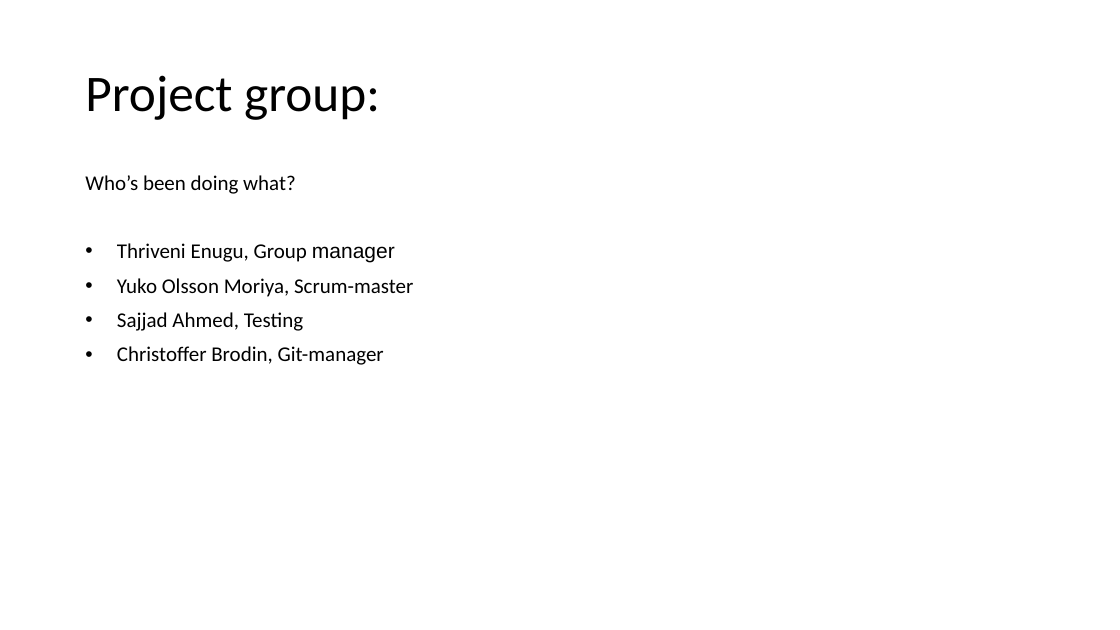
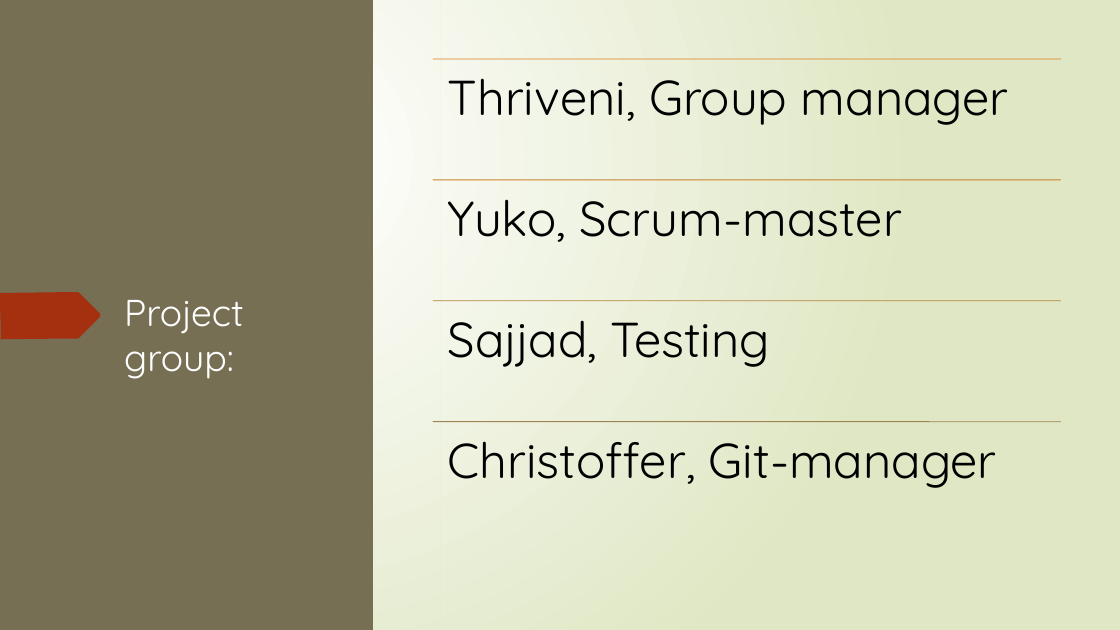
Before and after one commit to nscodechris/final_exam_aw_academy, a slide deck: slide 5 of Presentation1.pptx. Drawn at 1120x630 pixels with LibreOffice and Linux fonts; fonts in the diff are those of the drawing. Boxes give left, top, right and bottom in pixels: in the first picture for what was removed or moved away, otherwise in the second. Text is boxed around its words. In the diff, an @@ line names an element or a change of style, - is before the commit and + after.

```diff
--- a/Presentation1.pptx
+++ b/Presentation1.pptx
@@ background #FFFFFF to gradient #FFFFFF to #DFE8C4 @@
@@ rectangle added at (x1=0, y1=0, x2=17, y2=630), fill #766F54 @@
@@ rectangle added at (x1=0, y1=0, x2=373, y2=630), fill #766F54 @@
@@ rectangle added at (x1=440, y1=0, x2=1120, y2=630), fill gradient #FFFFFF to #DFE8C4 @@
@@ freeform shape added at (x1=0, y1=66, x2=146, y2=112), fill #A53010 @@
@@ text removed at (x1=85, y1=175, x2=413, y2=365) @@
-Who’s been doing what?
-• Thriveni Enugu, Group manager
-• Yuko Olsson Moriya, Scrum-master
-• Sajjad Ahmed, Testing
-• Christoffer Brodin, Git-manager
@@ freeform shape added at (x1=0, y1=292, x2=101, y2=339), fill #A53010 @@
@@ title "Project group:" moved from (x1=85, y1=75, x2=380, y2=120) to (x1=124, y1=300, x2=244, y2=379) @@
@@ title "Project group:" at (x1=124, y1=300, x2=244, y2=379): size 44 to 32 pt, font Calibri to Quicksand, text colour #000000 to #FFFFFF; line spacing 0.9 to 1; vertical alignment middle to top @@
@@ group added at (x1=433, y1=59, x2=1061, y2=488): 4 lines, 4 texts @@
+Thriveni, Group manager
+Yuko, Scrum-master
+Sajjad, Testing
+Christoffer, Git-manager
@@ group added at (x1=0, y1=237, x2=130, y2=630): 5 freeform shapes @@
@@ group added at (x1=3, y1=0, x2=132, y2=630): 5 freeform shapes @@
```
Also in this commit, not shown: 8 other slides changed, 1 slide added.
